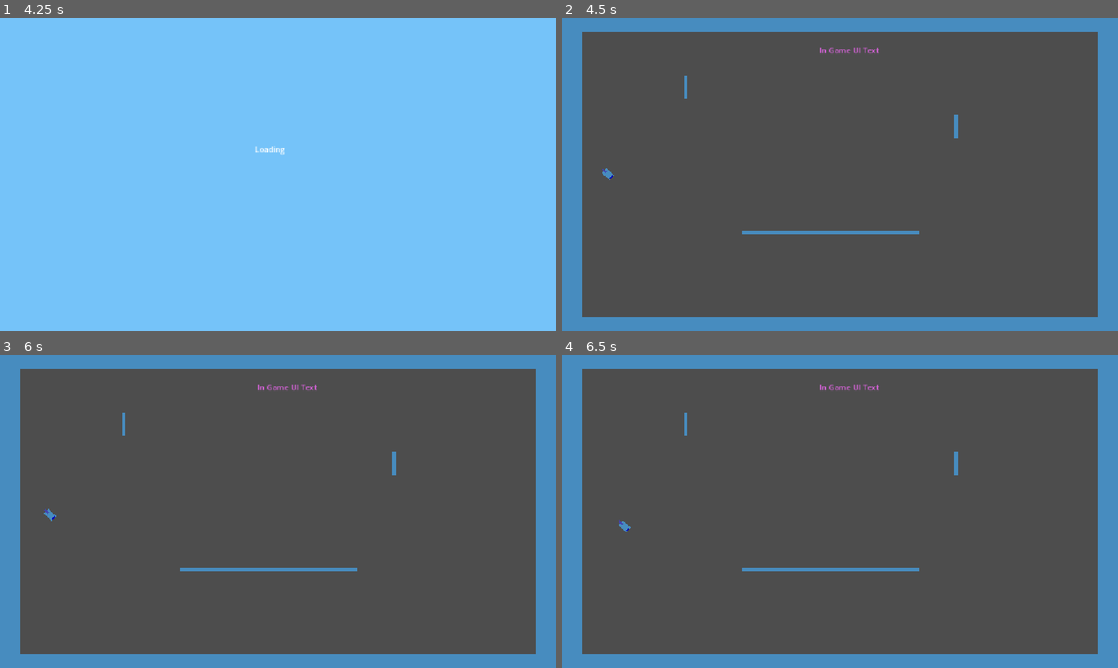
Above: before the commit, frames 1-4 (two rows, left to right).
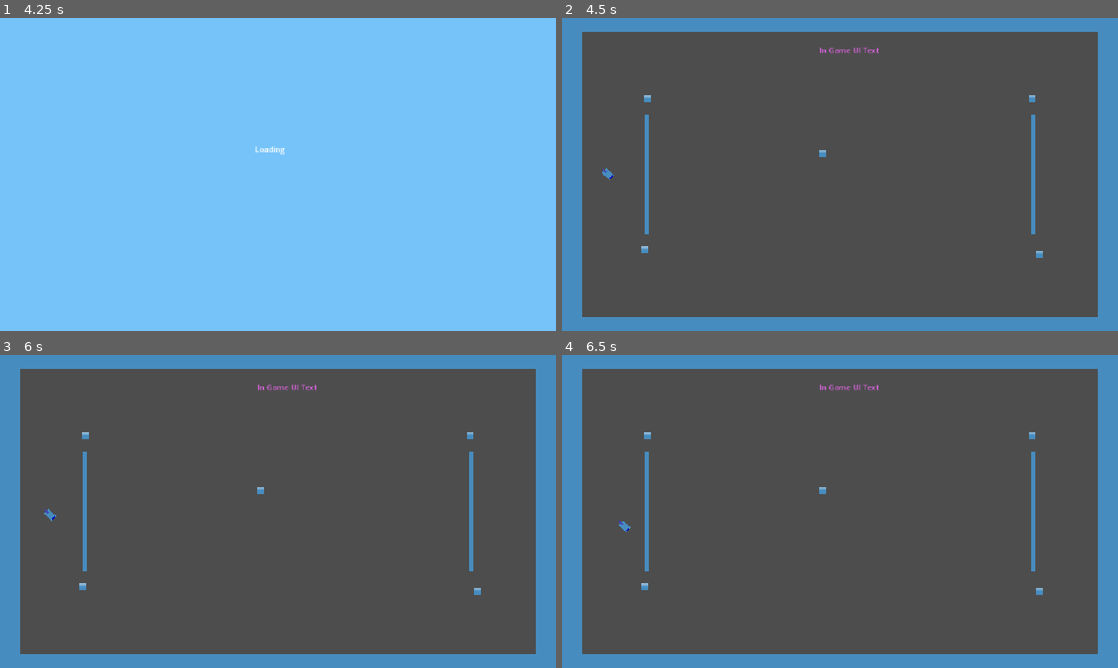
Above: after the commit, the same moments.

Repository: JoeyGiordano/TankTrouble2
Game: Godot game, scene res://game_container/game_container.tscn
Same seed, same stepped clock (60 frames per second), same inputs: the game is played once before the commit and once after it. The engine's default icon, where the game draws it, is replaced by a stand-in: a white triangle on a blue panel in a dark square.
Inputs:
- Up to frame 1 (4.25 s): click "[CutSceneOver]" at 0.5 s; click "Play" at 1.25 s; click "Play!" at 2 s; tap Enter at 2.75 s; hold W (player1_up) 2.78-3.53 s; hold . (player0_shoot) 2.78-3.53 s; tap Space at 3.5 s; hold Down (ui_down) from 3.53 s (still down); tap Q (player1_shoot) at 3.6 s
- Up to frame 2 (4.5 s): tap Enter at 4.25 s; release Down (ui_down) at 4.28 s; hold W (player1_up) from 4.28 s (still down); tap K (player2_right) at 4.35 s
- Up to frame 3 (6 s): tap Space at 5 s; tap Shift at 5.1 s; tap Enter at 5.75 s; release W (player1_up) at 5.78 s; hold Down (ui_down) from 5.78 s (still down); hold F from 5.78 s (still down)
- Up to frame 4 (6.5 s): keep holding Down (ui_down); keep holding F

Frame 1 is identical in both runs. In frame 2, 1.2% of the frame differs, in the area x 14-87%, y 18-77%; in frame 3, 1.2%; in frame 4, 1.2%.

Commit message:
Explosive Barrel
Added a level with the explosive barrel

Diff:
--- a/autoloads/LevelLoader.gd
+++ b/autoloads/LevelLoader.gd
@@ -21,7 +21,7 @@
 	Utility.replace_scene_in_holder(Global.LevelHolder, new_level)
 
 func _determine_next_level() -> String :
-	return "test_level_" + str(randi_range(0,3))
+	return "test_level_active_map"
 
 func spawn_players() :
 	#spawns players, can be overriden in extended class if more complex behavior is desired
--- a/autoloads/Reference/Reference.gd
+++ b/autoloads/Reference/Reference.gd
@@ -34,6 +34,7 @@
 @export var test_level_1 : PackedScene
 @export var test_level_2 : PackedScene
 @export var test_level_3 : PackedScene
+@export var test_level_active_map : PackedScene
 
 @export_group("Prefabs")
 @export var tank_scene : PackedScene
--- a/autoloads/Reference/Reference.tscn
+++ b/autoloads/Reference/Reference.tscn
@@ -17,6 +17,7 @@
 [ext_resource type="PackedScene" uid="uid://ddq1u3wwk2bwj" path="res://tank/tank.tscn" id="13_acwhr"]
 [ext_resource type="PackedScene" uid="uid://rigrosaete8h" path="res://levels/test_level_3.tscn" id="14_0nf36"]
 [ext_resource type="Resource" uid="uid://c3hg6budcbmhm" path="res://tank/stats/base_tank_stats.tres" id="15_axg78"]
+[ext_resource type="PackedScene" uid="uid://ckef6glp3htbr" path="res://levels/test_level_active_map.tscn" id="15_hiq1x"]
 
 [node name="Reference" type="Node"]
 script = ExtResource("1_pmmna")
@@ -33,6 +34,7 @@
 test_level_1 = ExtResource("10_yjp2r")
 test_level_2 = ExtResource("11_xedrw")
 test_level_3 = ExtResource("14_0nf36")
+test_level_active_map = ExtResource("15_hiq1x")
 tank_scene = ExtResource("13_acwhr")
 basic_bullet = ExtResource("12_vdkhk")
 base_tank_stats = ExtResource("15_axg78")
--- a/game/item/items/item2.tres
+++ b/game/item/items/item2.tres
@@ -8,8 +8,6 @@
 forward_speed = 40.0
 backward_speed = -20.0
 rotation_speed = -1.0
-linear_damp_factor = 0.0
-angular_damp_factor = 0.0
 bullet_count = 1
 bullet_lifetime = -0.7
 bullet_speed = 4.0
--- /dev/null
+++ b/game/map_elements/explosive_barrel.gd
@@ -0,0 +1,35 @@
+extends Area2D
+
+#An area that when a bullet enters the area the barrel object is deleted and bullets are spawned in all directions
+
+#variables
+var bullets : Array[BasicBullet] = []
+
+
+func explode() :
+	update_bullets()
+
+	#instantiate 8 bullets
+	for n in range(8):
+		var angle = deg_to_rad(n*45)#get the 45 degree angle in radians
+		var direction = Vector2.RIGHT.rotated(angle)#get the vector for the bullet
+		var b = BasicBullet.instantiate(global_position, 125.0, direction, 7.0)
+		bullets.append(b)
+
+	#remove the barrel
+	queue_free()
+
+
+
+func update_bullets() :
+	#iterates backwards through the array to safely through the array and delete all invalid nodes (bullets that have destroyed themselves)
+	for i in range(bullets.size() - 1, -1, -1) :
+		if !is_instance_valid(bullets[i]):
+			bullets.remove_at(i)
+
+
+func _on_body_entered(body: Node2D) -> void:
+	#check if the area is entered by a bullet:
+	if body is BasicBullet:
+		#spawn bullets and delete barrel
+		explode()
--- /dev/null
+++ b/game/map_elements/explosive_barrel.tscn
@@ -0,0 +1,25 @@
+[gd_scene load_steps=4 format=3 uid="uid://dhnun2qb7oy3g"]
+
+[ext_resource type="Script" uid="uid://cc35b4xp53c3" path="res://game/map_elements/explosive_barrel.gd" id="1_qiun0"]
+[ext_resource type="Texture2D" uid="uid://dxe5rsvu84bgc" path="res://icon.svg" id="1_uocmh"]
+
+[sub_resource type="RectangleShape2D" id="RectangleShape2D_qiun0"]
+size = Vector2(16, 16)
+
+[node name="Explosive Barrel" type="Node2D"]
+
+[node name="Area2D" type="Area2D" parent="."]
+collision_layer = 13
+collision_mask = 13
+script = ExtResource("1_qiun0")
+
+[node name="CollisionShape2D" type="CollisionShape2D" parent="Area2D"]
+shape = SubResource("RectangleShape2D_qiun0")
+
+[node name="Sprite2D" type="Sprite2D" parent="."]
+scale = Vector2(14, 14)
+texture = ExtResource("1_uocmh")
+region_enabled = true
+region_rect = Rect2(64, 66, 1, 1)
+
+[connection signal="body_entered" from="Area2D" to="Area2D" method="_on_body_entered"]
--- /dev/null
+++ b/levels/test_level_active_map.tscn
@@ -0,0 +1,110 @@
+[gd_scene load_steps=5 format=3 uid="uid://ckef6glp3htbr"]
+
+[ext_resource type="Script" uid="uid://bciuldxspt6ul" path="res://game/grid/grid.gd" id="1_uqreq"]
+[ext_resource type="PackedScene" uid="uid://c4p5w7pfj3smp" path="res://game/wall/wall.tscn" id="2_54bsp"]
+[ext_resource type="Script" uid="uid://dm5taoqysx28v" path="res://game/grid/snap_to_grid.gd" id="3_1pcs8"]
+[ext_resource type="PackedScene" uid="uid://dhnun2qb7oy3g" path="res://game/map_elements/explosive_barrel.tscn" id="4_54bsp"]
+
+[node name="LevelTemplate" type="Node"]
+
+[node name="Camera2D" type="Camera2D" parent="."]
+
+[node name="Grid" type="Node" parent="."]
+script = ExtResource("1_uqreq")
+
+[node name="Walls" type="Node2D" parent="."]
+
+[node name="Border" type="Node2D" parent="Walls"]
+
+[node name="Top" parent="Walls/Border" node_paths=PackedStringArray("grid") instance=ExtResource("2_54bsp")]
+position = Vector2(0, -320)
+horizontal = true
+length = 1171.0
+width = 51.0
+grid = NodePath("../../../Grid")
+grid_pos = Vector2(0, -8)
+grid_length = 28
+
+[node name="Left" parent="Walls/Border" node_paths=PackedStringArray("grid") instance=ExtResource("2_54bsp")]
+position = Vector2(-560, 0)
+length = 690.0
+width = 50.0
+grid = NodePath("../../../Grid")
+grid_pos = Vector2(-14, 0)
+grid_length = 16
+
+[node name="Right" parent="Walls/Border" node_paths=PackedStringArray("grid") instance=ExtResource("2_54bsp")]
+position = Vector2(560, 0)
+length = 690.0
+width = 50.0
+grid = NodePath("../../../Grid")
+grid_pos = Vector2(14, 0)
+grid_length = 16
+
+[node name="Bottom" parent="Walls/Border" node_paths=PackedStringArray("grid") instance=ExtResource("2_54bsp")]
+position = Vector2(-20, 320)
+horizontal = true
+length = 1130.0
+width = 50.0
+grid = NodePath("../../../Grid")
+grid_pos = Vector2(-0.5, 8)
+grid_length = 27
+
+[node name="Wall" parent="Walls" node_paths=PackedStringArray("grid") instance=ExtResource("2_54bsp")]
+position = Vector2(-400, 0)
+length = 248.0
+grid = NodePath("../../Grid")
+grid_pos = Vector2(-10, 0)
+grid_length = 6
+
+[node name="Wall2" parent="Walls" node_paths=PackedStringArray("grid") instance=ExtResource("2_54bsp")]
+position = Vector2(400, 0)
+length = 248.0
+grid = NodePath("../../Grid")
+grid_pos = Vector2(10, 0)
+grid_length = 6
+
+[node name="SpawnPoints" type="Node2D" parent="."]
+
+[node name="Node2D" type="Node2D" parent="SpawnPoints" node_paths=PackedStringArray("grid")]
+position = Vector2(-480, 0)
+script = ExtResource("3_1pcs8")
+grid = NodePath("../../Grid")
+grid_pos = Vector2(-12, 0)
+
+[node name="Node2D2" type="Node2D" parent="SpawnPoints" node_paths=PackedStringArray("grid")]
+position = Vector2(480, 0)
+rotation = 3.14159
+script = ExtResource("3_1pcs8")
+grid = NodePath("../../Grid")
+grid_pos = Vector2(12, 0)
+
+[node name="Node2D3" type="Node2D" parent="SpawnPoints" node_paths=PackedStringArray("grid")]
+position = Vector2(-480, -80)
+script = ExtResource("3_1pcs8")
+grid = NodePath("../../Grid")
+grid_pos = Vector2(-12, -2)
+
+[node name="Node2D4" type="Node2D" parent="SpawnPoints" node_paths=PackedStringArray("grid")]
+position = Vector2(480, 80)
+rotation = 3.14159
+script = ExtResource("3_1pcs8")
+grid = NodePath("../../Grid")
+grid_pos = Vector2(12, 2)
+
+[node name="Active Map Stuff" type="Node2D" parent="."]
+
+[node name="Explosive Barrel" parent="Active Map Stuff" instance=ExtResource("4_54bsp")]
+position = Vector2(-399, -157)
+
+[node name="Explosive Barrel2" parent="Active Map Stuff" instance=ExtResource("4_54bsp")]
+position = Vector2(398, -158)
+
+[node name="Explosive Barrel3" parent="Active Map Stuff" instance=ExtResource("4_54bsp")]
+position = Vector2(-36, -44)
+
+[node name="Explosive Barrel4" parent="Active Map Stuff" instance=ExtResource("4_54bsp")]
+position = Vector2(-405, 156)
+
+[node name="Explosive Barrel5" parent="Active Map Stuff" instance=ExtResource("4_54bsp")]
+position = Vector2(414, 165)
--- a/project.godot
+++ b/project.godot
@@ -1,10 +1,18 @@
+; Engine configuration file.
+; It's best edited using the editor UI and not directly,
+; since the parameters that go here are not all obvious.
+;
+; Format:
+;   [section] ; section goes between []
+;   param=value ; assign values to parameters
+
 config_version=5
 
 [application]
 
-config/name="TankTroubleTemplate"
+config/name="TankTrouble2"
 run/main_scene="res://game_container/game_container.tscn"
-config/features=PackedStringArray("4.4", "GL Compatibility")
+config/features=PackedStringArray("4.5", "GL Compatibility")
 config/icon="res://icon.svg"
 
 [autoload]
--- /dev/null
+++ b/tank/stats/stat_boosts/test.tres
@@ -0,0 +1,7 @@
+[gd_resource type="Resource" script_class="StatBoost" load_steps=2 format=3 uid="uid://caebp7g2ppn2s"]
+
+[ext_resource type="Script" uid="uid://8jp733sld27f" path="res://tank/stats/stat_boost.gd" id="1_3an1x"]
+
+[resource]
+script = ExtResource("1_3an1x")
+metadata/_custom_type_script = "uid://8jp733sld27f"
Not shown: 1 places in autoloads/Reference/Reference.tscn that only renumber resources
Not shown, added: game/map_elements/explosive_barrel.gd.uid
Not shown, changed: icon.svg.import
